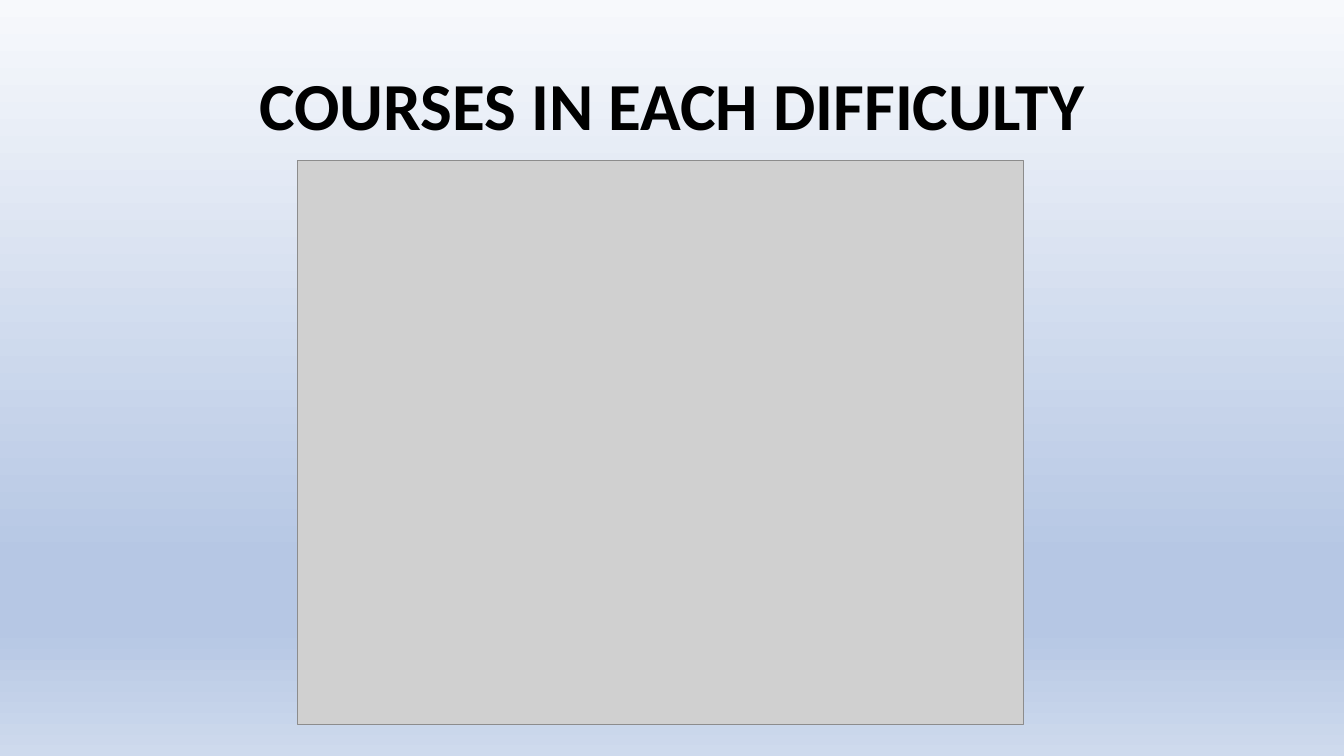
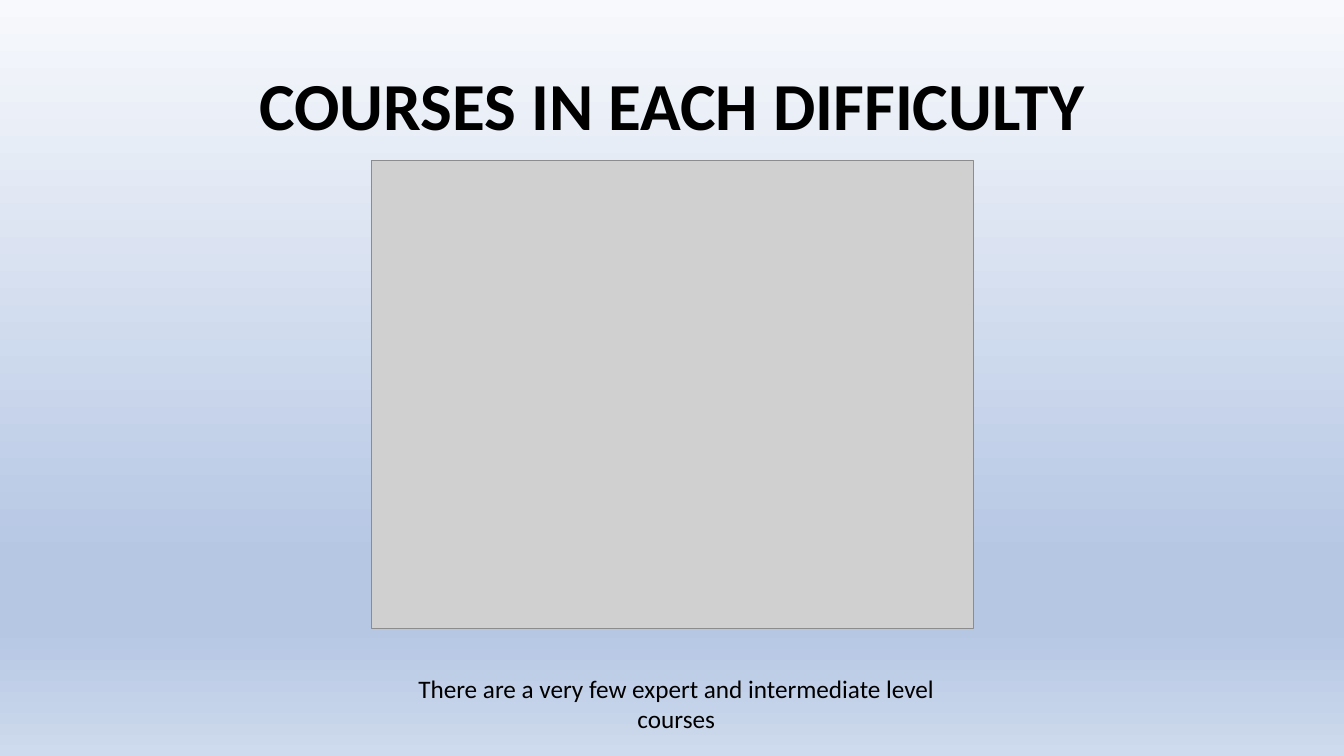
Before and after one commit to jayadir/Analysis_of_udemy_courses, a slide deck: slide 12 of DAVppt.pptx (slide 11 before the commit). Drawn at 1344x756 pixels with LibreOffice and Linux fonts; fonts in the diff are those of the drawing; grey boxes stand for pictures. Boxes give left, top, right and bottom in pixels: in the first picture for what was removed or moved away, otherwise in the second. Text is boxed around its words. In the diff, an @@ line names an element or a change of style, - is before the commit and + after.

```diff
--- a/DAVppt.pptx
+++ b/DAVppt.pptx
@@ picture: place and size @@
-picture at (297,160,1023,725)
+picture at (372,160,974,628)
@@ text added at (418,680,934,728), 18 pt, text #000000 @@
+There are a very few expert and intermediate level courses
```
Also in this commit, not shown: 5 other slides changed, 6 slides added, 1 slide removed.
